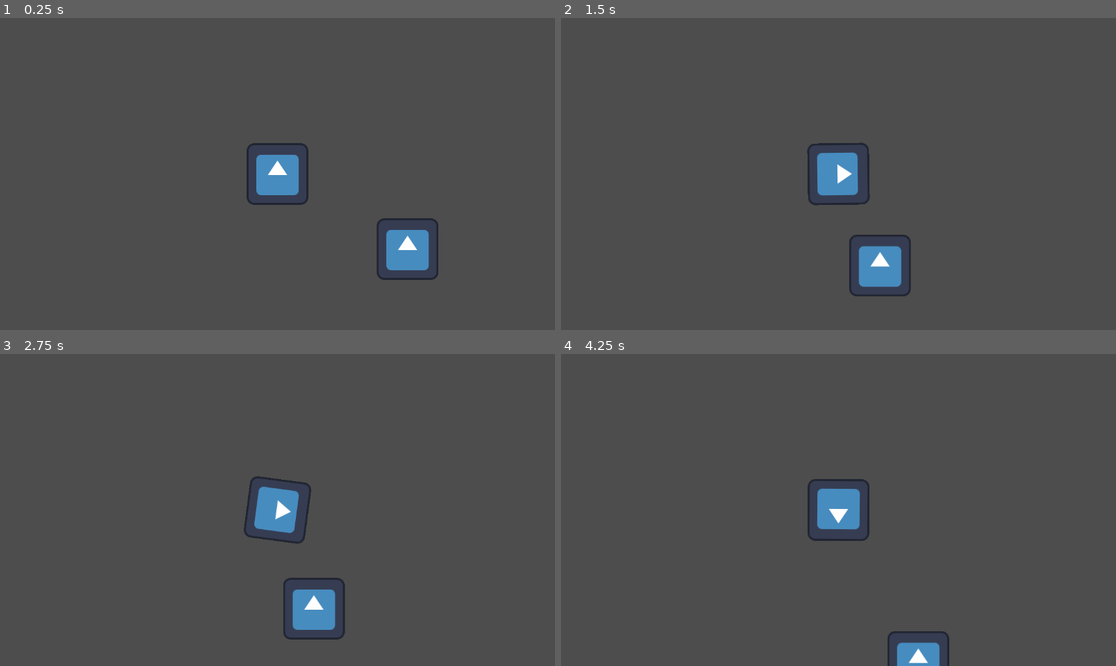
Above: before the commit, frames 1-4 (two rows, left to right).
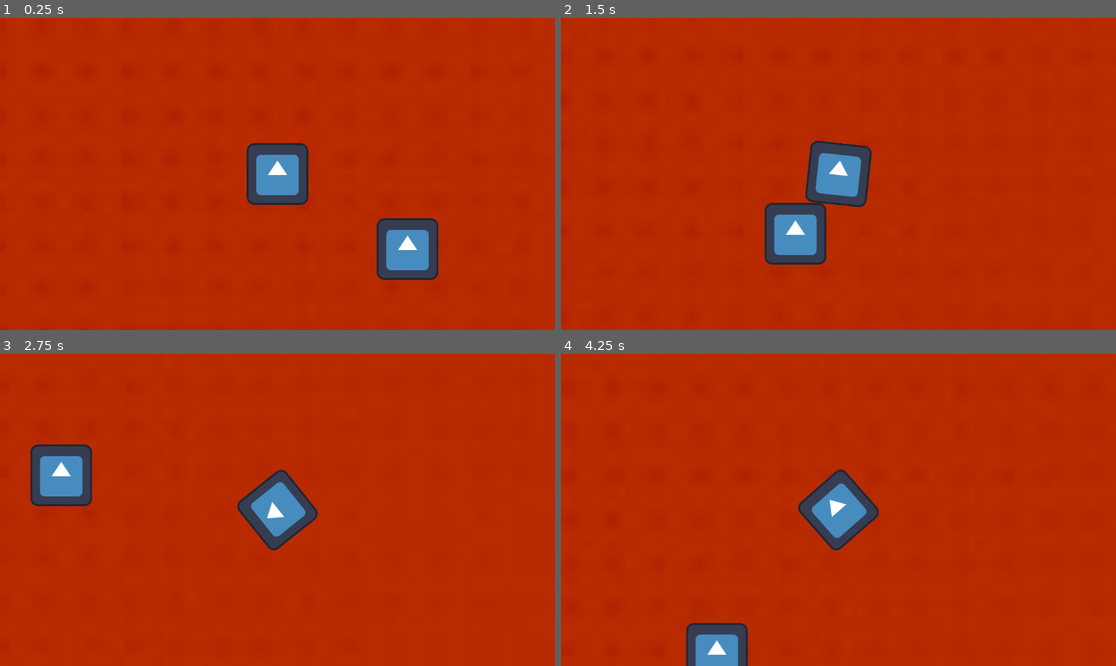
Above: after the commit, the same moments.

Repository: MarkusSecundus/GlobalJam_2026
Game: Godot game, scene res://maps/test_map.tscn
The game is run twice, just before and just after one commit, with the same random seed, the same clock (stepped at 60 frames per second) and the same inputs. The engine's default icon, where the game draws it, is replaced by a stand-in: a white triangle on a blue panel in a dark square.
Inputs:
- Up to frame 1 (0.25 s): no input
- Up to frame 2 (1.5 s): tap Enter at 0.5 s; hold D (Right) 0.53-1.28 s; hold S (Down) from 1.28 s (still down)
- Up to frame 3 (2.75 s): release S (Down) at 2.03 s; hold D (Right) from 2.03 s (still down)
- Up to frame 4 (4.25 s): release D (Right) at 2.78 s; hold W (Up) 2.78-3.53 s; hold A (Left) from 3.53 s (still down)

The runs differ from the first frame. In frame 1, 96% of the frame differs, in the area x 0-100%, y 0-100%; in frame 2, 97%; in frame 3, 98%; in frame 4, 98%.

Commit message:
improve test map
add background and collision shape

Diff:
--- a/maps/test_map.tscn
+++ b/maps/test_map.tscn
@@ -1,5 +1,6 @@
 [gd_scene format=3 uid="uid://cu1yo7wrtsskt"]
 
+[ext_resource type="Texture2D" uid="uid://d16sb2x7af6pu" path="res://textures/maps/test_map_background.jpg" id="1_42yok"]
 [ext_resource type="Texture2D" uid="uid://b260c3nadfxfo" path="res://icon.svg" id="1_b71ab"]
 [ext_resource type="PackedScene" uid="uid://c3xj4b6hkd2v5" path="res://prefabs/player.tscn" id="1_pwco0"]
 
@@ -7,6 +8,21 @@
 size = Vector2(128, 127)
 
 [node name="Node2D" type="Node2D" unique_id=1443862038]
+
+[node name="background_sprite" type="Sprite2D" parent="." unique_id=1365712728]
+scale = Vector2(10.065, 10.065)
+texture = ExtResource("1_42yok")
+
+[node name="background_collision" type="StaticBody2D" parent="." unique_id=209262766]
+
+[node name="CollisionPolygon2D" type="CollisionPolygon2D" parent="background_collision" unique_id=888853895]
+polygon = PackedVector2Array(-4097, 424, -4194, 1030, -4107, 1787, -4043, 2150, -3895, 2412, -3682, 2941, -3180, 3178, -2694, 3664, -2236, 4074, -1448, 4294, -706, 4448, -474, 4416, -116, 4460, 132, 4280, 456, 4196, 819, 3977, 1610, 3651, 2375, 3082, 2689, 2552, 2956, 2094, 3260, 1407, 3665, 613, 3637, 452, 3668, 333, 3650, 22, 3593, -389, 3505, -1019, 3417, -2121, 3129, -3019, 3019, -3339, 3009, -3772, 2780, -4014, 2699, -4202, 2410, -4390, 2247, -4604, 1842, -4839, 1233, -4895, 615, -4789, 279, -4795, -239, -4600, -688, -4359, -986, -4261, -1340, -4032, -1692, -3948, -2075, -3537, -2494.9456, -2795.44, -2715, -2240, -2894, -1996, -3073, -1606, -3416, -1169, -5153, -1135, -5111, -5135, 5129, -5114, 5129, 5003, -5067, 5061, -5153, -1135, -3416, -1169, -3864, -363)
+
+[node name="background_collision_island" type="StaticBody2D" parent="." unique_id=206118243]
+
+[node name="CollisionPolygon2D" type="CollisionPolygon2D" parent="background_collision_island" unique_id=1772539009]
+position = Vector2(940, -1658)
+polygon = PackedVector2Array(945, -589, 530, -1019, 131, -1196, -395, -1241, -824, -1500, -1127, -1551, -1682, -1270, -1993, -878, -2015, -575, -1697, -471, -1142, -86, -713, 10, -476, 232, -239, 306, -47, 595, 294, 846, 738, 883, 1041, 1187, 1300, 1135, 1411, 883, 1233, 535, 1226, 3)
 
 [node name="Player" parent="." unique_id=477527040 instance=ExtResource("1_pwco0")]
 
@@ -19,8 +35,3 @@
 [node name="CollisionShape2D" type="CollisionShape2D" parent="StaticBody2D" unique_id=330699348]
 position = Vector2(271, 156.5)
 shape = SubResource("RectangleShape2D_b71ab")
-
-[node name="StaticBody2D2" type="StaticBody2D" parent="." unique_id=206118243]
-
-[node name="CollisionPolygon2D" type="CollisionPolygon2D" parent="StaticBody2D2" unique_id=1772539009]
-polygon = PackedVector2Array(-856, 392, -125, 340, 179, 250, 472, -88, 280, -216, 248, 24, 34, 99, -232, 168, -440, 176, -656, 16, -368, -368, 56, -224, 216, -368, 152, -608, 56, -648, -472, -664, -824, -232)
Binary file added: textures/maps/test_map_background.jpg
Not shown, added: textures/maps/test_map_background.jpg.import
